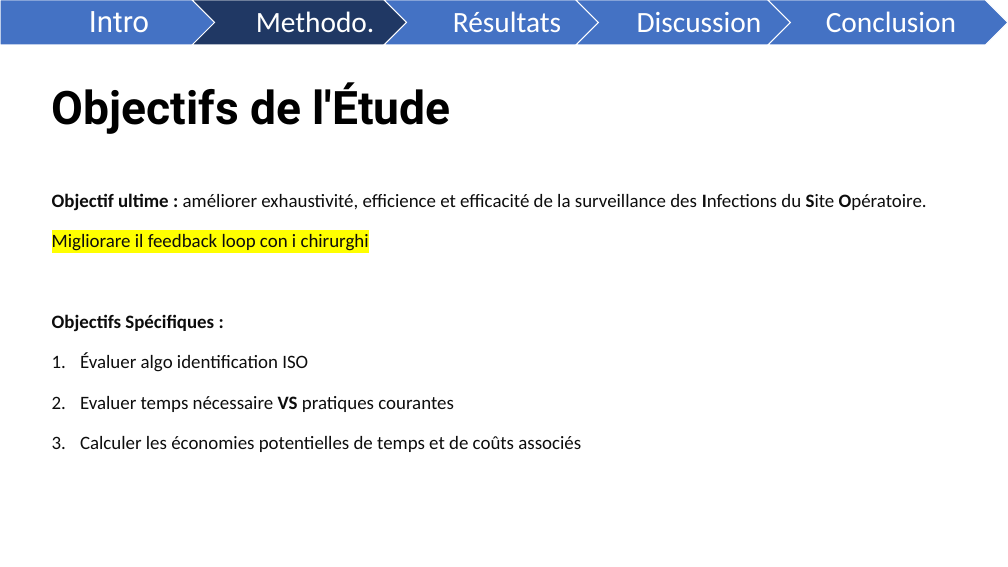
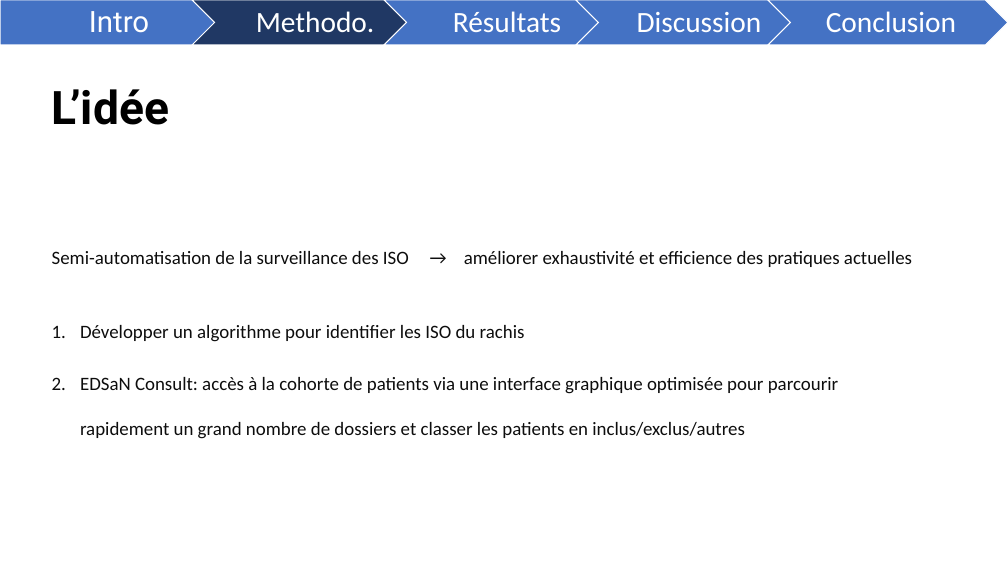
Before and after one commit to FrancescoMonti-source/theses_internes, a slide deck: slide 4 of memoire/reports/DÉTECTION SEMI-AUTOMATISÉE DES INFECTIONS POST-OPÉRATOIRES.pptx. Drawn at 1008x567 pixels with LibreOffice and Linux fonts; fonts in the diff are those of the drawing. Boxes give left, top, right and bottom in pixels: in the first picture for what was removed or moved away, otherwise in the second. Text is boxed around its words. In the diff, an @@ line names an element or a change of style, - is before the commit and + after.

```diff
--- a/memoire/reports/DÉTECTION SEMI-AUTOMATISÉE DES INFECTIONS POST-OPÉRATOIRES.pptx
+++ b/memoire/reports/DÉTECTION SEMI-AUTOMATISÉE DES INFECTIONS POST-OPÉRATOIRES.pptx
@@ title at [52, 89, 169, 125]: text changed @@
-Objectifs de l'Étude
+L’idée
@@ text at [52, 251, 912, 439]: text changed @@
-Objectif ultime : améliorer exhaustivité, efficience et efficacité de la surveillance des Infections du Site Opératoire.
-Migliorare il feedback loop con i chirurghi
-Objectifs Spécifiques :
-1. Évaluer algo identification ISO
-2. Evaluer temps nécessaire VS pratiques courantes
-3. Calculer les économies potentielles de temps et de coûts associés
+Semi-automatisation de la surveillance des ISO → améliorer exhaustivité et efficience des pratiques actuelles
+1. Développer un algorithme pour identifier les ISO du rachis
+2. EDSaN Consult: accès à la cohorte de patients via une interface graphique optimisée pour parcourir rapidement un grand nombre de dossiers et classer les patients en inclus/exclus/autres
```
Also in this commit, not shown: 8 other slides changed, 2 slides added, 1 slide removed.
